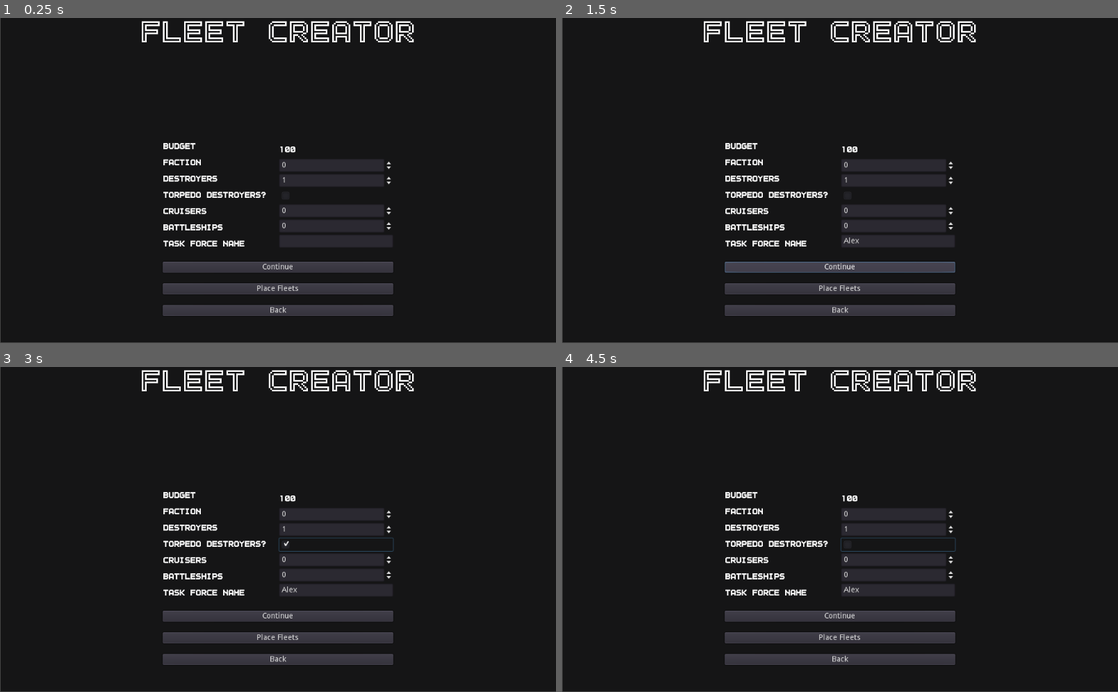
Above: before the commit, frames 1-4 (two rows, left to right).
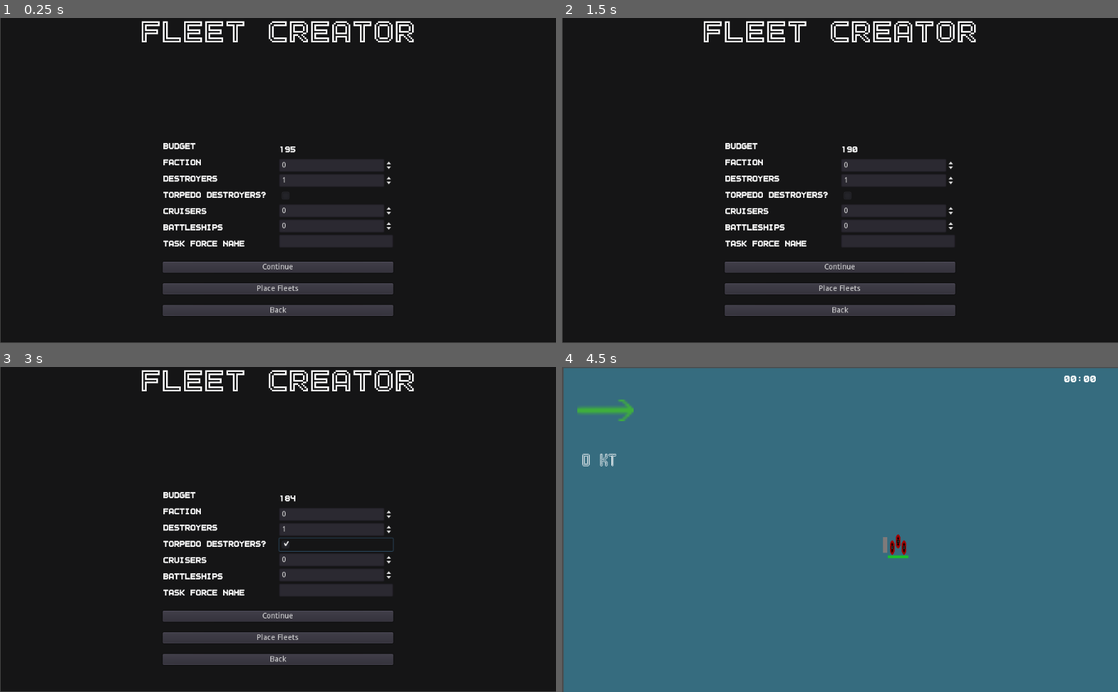
Above: after the commit, the same moments.

Repository: peter-shaw-benson/naval-game
Game: Godot game, scene res://gui/AdvancedFleetMaker.tscn
Same seed, same stepped clock (60 frames per second), same inputs: the game is played once before the commit and once after it. This scene is started directly instead of the project's main scene.
Inputs (mouse positions are in pixels of both pictures, inside the frame that each line leads up to):
- Up to frame 1 (0.25 s): no input
- Up to frame 2 (1.5 s): click (895, 242) at 0.52 s; type "Alex" at 0.6 s; click "Continue" at 1.25 s
- Up to frame 3 (3 s): click "Continue" at 2 s; click (333, 545) at 2.75 s
- Up to frame 4 (4.5 s): click "Place Fleets" at 3.5 s; click (895, 545) at 4.27 s

The runs differ from the first frame. In frame 1, less than 0.1% of the frame differs, in the area x 51-54%, y 39-42%; in frame 2, 0.2%; in frame 3, less than 0.1%; in frame 4, 100%, in the area x 0-100%, y 0-100%.
Error before the commit: Parse Error: ',' or '}' expected (res://Weapons/MediumGun.gd:5)

Commit message:
migrated to weapon JSON for all non-plane weapons, hopefully torpedos work now

Diff:
--- a/Ships2/Bullets/Bullet.gd
+++ b/Ships2/Bullets/Bullet.gd
@@ -17,16 +17,18 @@
 
 	initial_pos = turret_pos
 
+	# set sprite frames here
+	if self.weaponData.get_name() == "torpedo":
+		var frames = preload("res://art/Bullets/Torpedo/TorpedoFrames.tres")
+		get_node("AnimatedSprite").set_sprite_frames(frames)
+
 	get_node("AnimatedSprite").animation = "shell"
 
 func _physics_process(delta):
 	position += transform.x * speed * delta
 
 	# test if max range is reached
-
-
 	if self.global_position.distance_to(self.initial_pos) >= self.max_range:
-		print("reached max range")
 		queue_free()
 
 
--- a/Weapons/HeavyGun.gd
+++ b/Weapons/HeavyGun.gd
@@ -1,20 +1,5 @@
-extends "res://Weapons/Weapon.gd"
-
-var weapon_stats = {
-	"speed": 300,
-	"max_range": 150,
-	"fire_rate": 4,
-	"damage": 5,
-	"piercing": 11,
-	"armor_damage": 1,
-	"anti_air": 0,
-	"base_accuracy": 0.5,
-	"accuracy_gain": 0.03
-}
+extends "res://Weapons/WeaponJSON.gd"
 
 func _init():
 
-	self.init(weapon_stats["speed"], weapon_stats["max_range"], \
-	weapon_stats["fire_rate"], weapon_stats["damage"], weapon_stats["piercing"], \
-	weapon_stats["armor_damage"], weapon_stats["anti_air"], \
-	weapon_stats["base_accuracy"], weapon_stats["accuracy_gain"])
+	self.init("HeavyGun")
--- a/Weapons/MediumGun.gd
+++ b/Weapons/MediumGun.gd
@@ -1,20 +1,6 @@
-extends "res://Weapons/Weapon.gd"
+extends "res://Weapons/WeaponJSON.gd"
 
-var weapon_stats = {
-	"speed": 400
-	"max_range": 100,
-	"fire_rate": 2,
-	"damage": 3,
-	"piercing": 7,
-	"armor_damage": 0.5,
-	"anti_air": 0.2,
-	"base_accuracy": 0.4,
-	"accuracy_gain": 0.03
-}
 
 func _init():
 
-	self.init(weapon_stats["speed"], weapon_stats["max_range"], \
-	weapon_stats["fire_rate"], weapon_stats["damage"], weapon_stats["piercing"], \
-	weapon_stats["armor_damage"], weapon_stats["anti_air"], \
-	weapon_stats["base_accuracy"], weapon_stats["accuracy_gain"])
+	self.init("MediumGun")
--- a/Weapons/Torpedo.gd
+++ b/Weapons/Torpedo.gd
@@ -1,25 +1,6 @@
 extends "res://Weapons/WeaponJSON.gd"
 
-var weapon_stats = {
-	"name": "Torpedo",
-	"speed": 20,
-	"max_range": 500,
-	"fire_rate": 10,
-	"damage": 10,
-	"piercing": 12,
-	"armor_damage": 1,
-	"anti_air": 0,
-	"base_accuracy": 0.5,
-	"accuracy_gain": 0.03
-}
-
-## TODO: make this a JSON basically
 
 func _init():
 
 	self.init("Torpedo")
-
-#	self.init(weapon_stats["speed"], weapon_stats["max_range"], \
-#	weapon_stats["fire_rate"], weapon_stats["damage"], weapon_stats["piercing"], \
-#	weapon_stats["armor_damage"], weapon_stats["anti_air"], \
-#	weapon_stats["base_accuracy"], weapon_stats["accuracy_gain"])
--- a/Weapons/WeaponJSON.gd
+++ b/Weapons/WeaponJSON.gd
@@ -54,28 +54,6 @@
 	print("reading weapons from file")
 	weapon_data = read_json_file(weapon_data_path)[weapon_name]
 
-	#print(weapon_data)
-#
-#	self.speed = speed
-#	self.max_range = max_range
-#	self.fire_rate = fire_rate
-#	self.damage = damage * GameState.get_damageScaling()
-#	self.piercing = piercing
-#	self.armor_damage = armor_damage
-#	self.anti_air = anti_air
-#	self.base_accuracy = base_accuracy * GameState.get_accuracyScaling()
-#	self.accuracy_gain = accuracy_gain
-
-#func _to_string():
-#	print("Max Range: \t", self.max_range)
-#	print("Fire Rate: \t", self.fire_rate)
-#	print("Damage: \t", self.damage)
-#	print("Piercing: \t", self.piercing)
-#	print("Armor Damage: \t", self.armor_damage)
-#	print("Anti Air: \t", self.anti_air)
-#	print("Base Accuracy: \t", self.base_accuracy)
-#	print("Accuracy Gain: \t", self.accuracy_gain)
-
 func get_fire_rate():
 	return self.weapon_data["fire_rate"]
 
@@ -87,3 +65,6 @@
 
 func get_damage():
 	return self.weapon_data["damage"]
+
+func get_name():
+	return self.weapon_data["name"]
--- a/Weapons/weapon_stats.json
+++ b/Weapons/weapon_stats.json
@@ -22,5 +22,28 @@
   	"anti_air": 1,
   	"base_accuracy": 0.3,
   	"accuracy_gain": 0.03
+  },
+  "HeavyGun": {
+    "name": "heavygun",
+    "speed": 300,
+  	"max_range": 150,
+  	"fire_rate": 4,
+  	"damage": 5,
+  	"piercing": 11,
+  	"armor_damage": 1,
+  	"anti_air": 0,
+  	"base_accuracy": 0.5,
+  	"accuracy_gain": 0.03
+  },
+  "MediumGun": {
+    "speed": 400,
+  	"max_range": 100,
+  	"fire_rate": 2,
+  	"damage": 3,
+  	"piercing": 7,
+  	"armor_damage": 0.5,
+  	"anti_air": 0.2,
+  	"base_accuracy": 0.4,
+  	"accuracy_gain": 0.03
   }
 }
--- /dev/null
+++ b/art/Bullets/Torpedo/TorpedoFrames.tres
@@ -0,0 +1,42 @@
+[gd_resource type="SpriteFrames" load_steps=8 format=2]
+
+[ext_resource path="res://art/Bullets/Torpedo/torpedo_explosion.png" type="Texture" id=1]
+[ext_resource path="res://art/Bullets/Torpedo/Torpedo.png" type="Texture" id=2]
+
+[sub_resource type="AtlasTexture" id=1]
+flags = 4
+atlas = ExtResource( 1 )
+region = Rect2( 0, 0, 32, 32 )
+
+[sub_resource type="AtlasTexture" id=2]
+flags = 4
+atlas = ExtResource( 1 )
+region = Rect2( 32, 0, 32, 32 )
+
+[sub_resource type="AtlasTexture" id=3]
+flags = 4
+atlas = ExtResource( 1 )
+region = Rect2( 0, 32, 32, 32 )
+
+[sub_resource type="AtlasTexture" id=4]
+flags = 4
+atlas = ExtResource( 1 )
+region = Rect2( 32, 32, 32, 32 )
+
+[sub_resource type="AtlasTexture" id=5]
+flags = 4
+atlas = ExtResource( 1 )
+region = Rect2( 0, 64, 32, 32 )
+
+[resource]
+animations = [ {
+"frames": [ ExtResource( 2 ) ],
+"loop": true,
+"name": "shell",
+"speed": 5.0
+}, {
+"frames": [ SubResource( 1 ), SubResource( 2 ), SubResource( 3 ), SubResource( 4 ), SubResource( 5 ) ],
+"loop": true,
+"name": "explosion",
+"speed": 5.0
+} ]
Binary file added: art/Map/Basic Grey Land (very good tileset for this!).png
Not shown, added: art/Map/Basic Grey Land (very good tileset for this!).png.import
Not shown, added: art/Map/DaLandv2.png.import
Binary file added: art/Map/Foozle_2DT0014_Scallywag_WaterAndIslands/Chest Animations.gif
Binary file added: art/Map/Foozle_2DT0014_Scallywag_WaterAndIslands/Mockup Island.aseprite
Binary file added: art/Map/Foozle_2DT0014_Scallywag_WaterAndIslands/Mockup Island.png
Not shown, added: art/Map/Foozle_2DT0014_Scallywag_WaterAndIslands/Mockup Island.png.import
Binary file added: art/Map/Foozle_2DT0014_Scallywag_WaterAndIslands/Open chest Animations.gif
Not shown, added: art/Map/Foozle_2DT0014_Scallywag_WaterAndIslands/Readme.txt
Binary file added: art/Map/Foozle_2DT0014_Scallywag_WaterAndIslands/Water and Island tiles.aseprite
Binary file added: art/Map/Foozle_2DT0014_Scallywag_WaterAndIslands/Water and Island tiles.png
Not shown, added: art/Map/Foozle_2DT0014_Scallywag_WaterAndIslands/Water and Island tiles.png.import
(and 23 more such lines)
